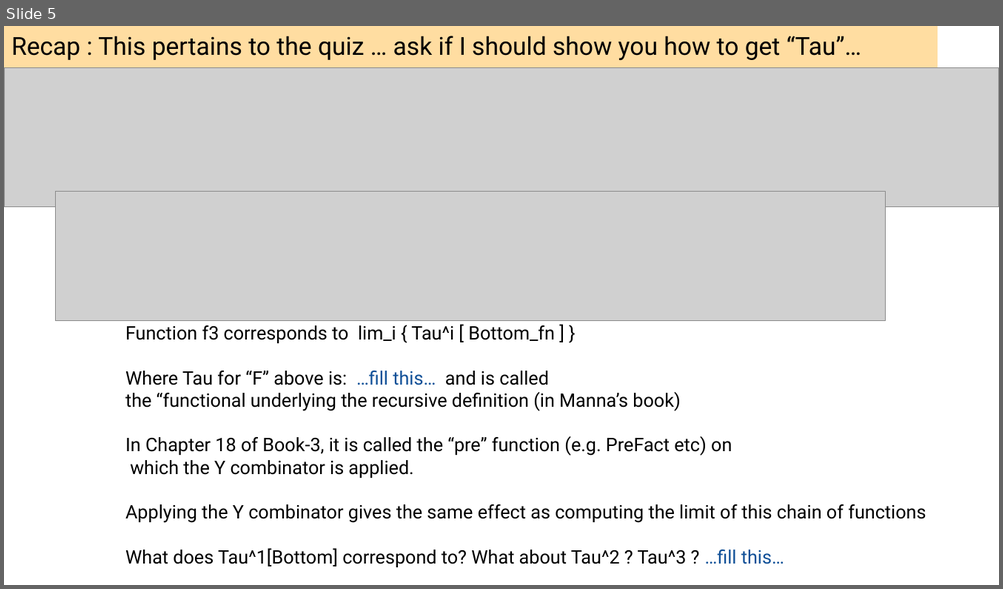
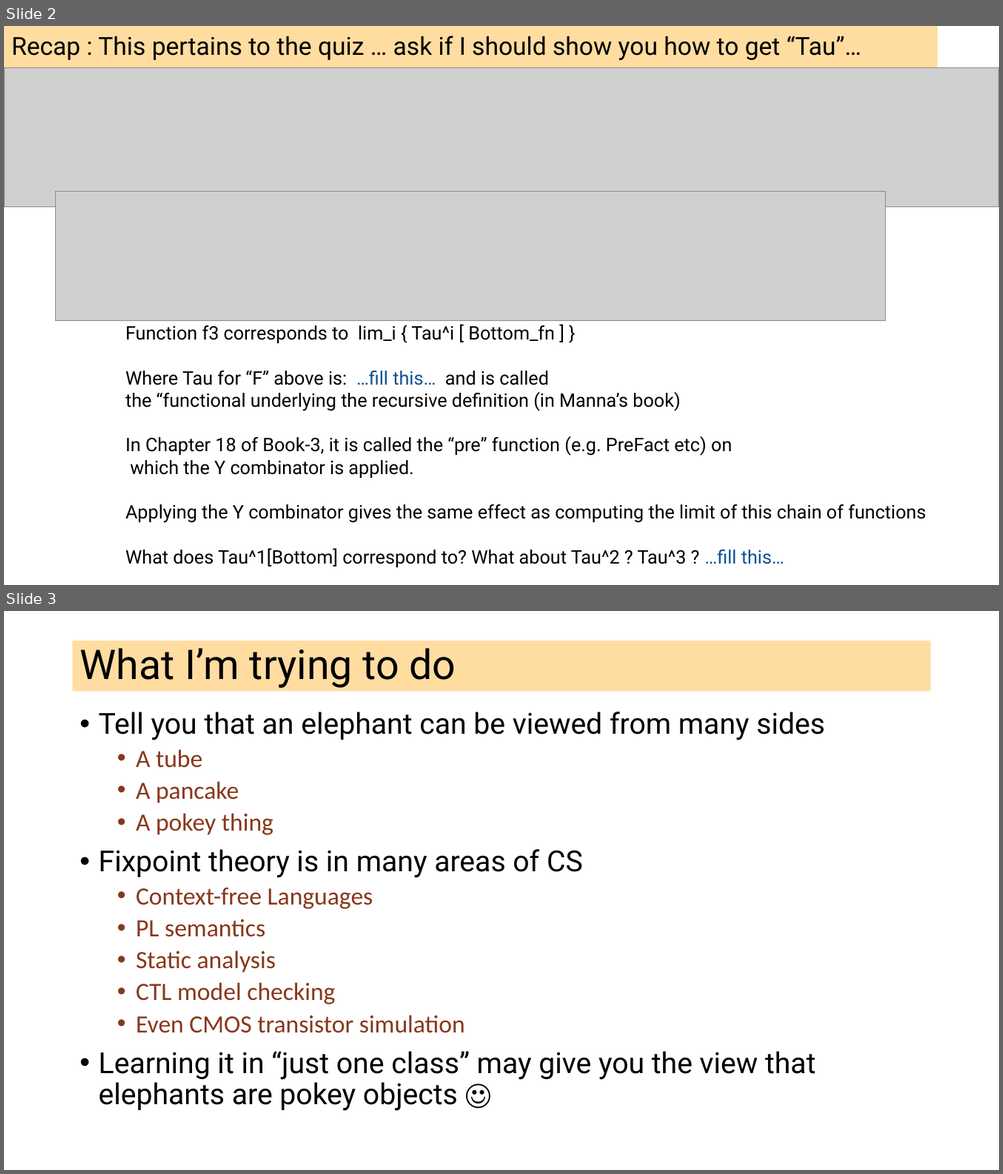
Before and after one commit to ganeshutah/cs6110s22, a slide deck: Lec21/Lec21.pptx. Shown one above the other, each under a label of ours: slide 5 before the commit, slides 2 and 3 after it. The pictures are 1003x589 and 1003x1174 pixels, drawn with LibreOffice and Linux fonts; fonts in the diff are those of the drawing; grey boxes stand for pictures. Boxes give left, top, right and bottom in pixels: in the first picture for what was removed or moved away, otherwise in the second. Text is boxed around its words. In the diff, an @@ line names an element or a change of style, - is before the commit and + after.

```diff
--- a/Lec21/Lec21.pptx
+++ b/Lec21/Lec21.pptx
@@ slide 3 added at box(4, 611, 999, 1170), background #FFFFFF @@
@@ title added at box(73, 641, 930, 692), fill #FFBD47 at 51% opacity, 39.6 pt, text #000000 @@
+What I’m trying to do
@@ text added at box(99, 712, 825, 1111), 28 pt, text #000000 @@
+• Tell you that an elephant can be viewed from many sides
+  • A tube
+  • A pancake
+  • A pokey thing
+• Fixpoint theory is in many areas of CS
+  • Context-free Languages
+  • PL semantics
+  • Static analysis
+  • CTL model checking
+  • Even CMOS transistor simulation
+• Learning it in “just one class” may give you the view that elephants are pokey objects ☺
@@ what was slide 5 is now slide 2 @@
```
Also in this commit, not shown: 1 slide changed, 16 other slides added, 2 slides removed, 1 other file.
